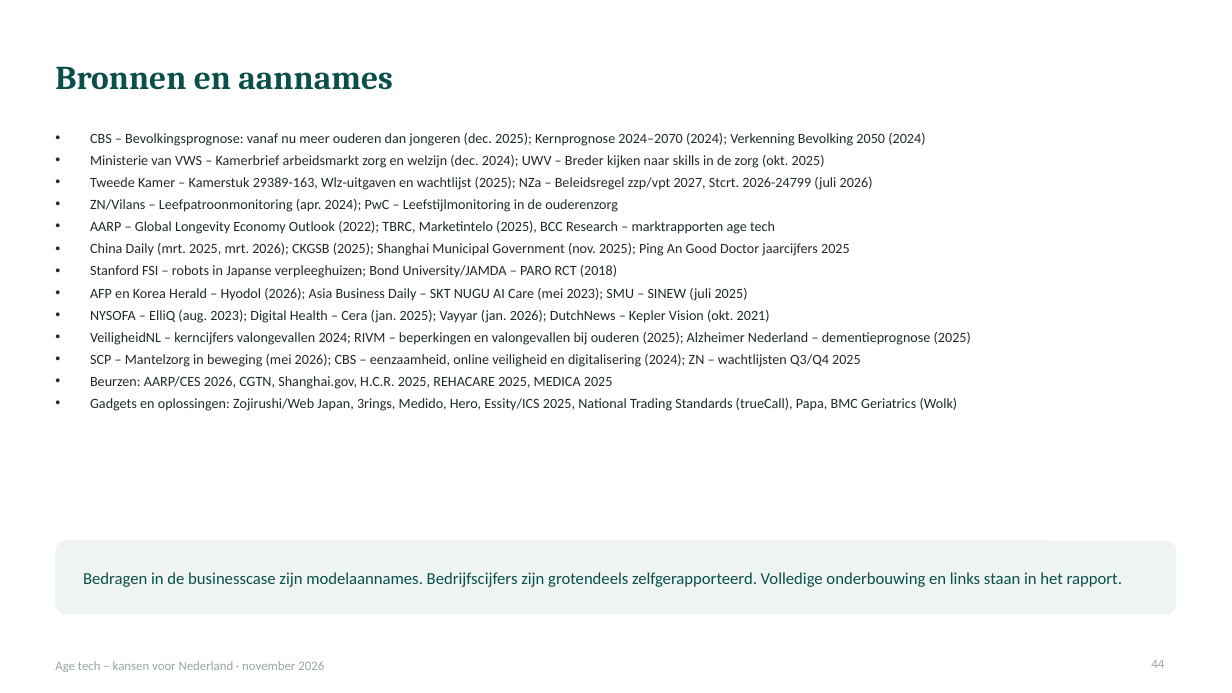
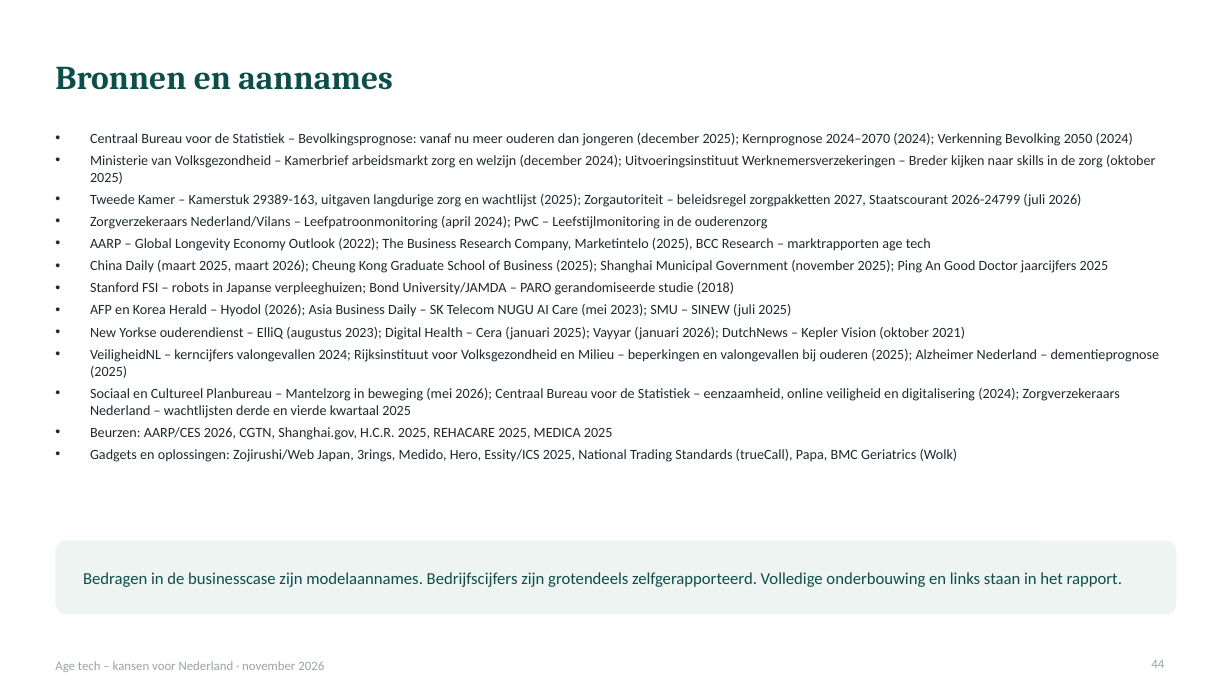
Before and after one commit to robruijn/Four-Seasons-Rome-2026, a slide deck: slide 44 of AgeTech_kansen_Nederland.pptx. Drawn at 1232x693 pixels with LibreOffice and Linux fonts; fonts in the diff are those of the drawing. Boxes give left, top, right and bottom in pixels: in the first picture for what was removed or moved away, otherwise in the second. Text is boxed around its words. In the diff, an @@ line names an element or a change of style, - is before the commit and + after.

```diff
--- a/AgeTech_kansen_Nederland.pptx
+++ b/AgeTech_kansen_Nederland.pptx
@@ text at (x1=90, y1=133, x2=1160, y2=418): text changed @@
-• CBS – Bevolkingsprognose: vanaf nu meer ouderen dan jongeren (dec. 2025); Kernprognose 2024–2070 (2024); Verkenning Bevolking 2050 (2024)
-• Ministerie van VWS – Kamerbrief arbeidsmarkt zorg en welzijn (dec. 2024); UWV – Breder kijken naar skills in de zorg (okt. 2025)
-• Tweede Kamer – Kamerstuk 29389-163, Wlz-uitgaven en wachtlijst (2025); NZa – Beleidsregel zzp/vpt 2027, Stcrt. 2026-24799 (juli 2026)
-• ZN/Vilans – Leefpatroonmonitoring (apr. 2024); PwC – Leefstijlmonitoring in de ouderenzorg
-• AARP – Global Longevity Economy Outlook (2022); TBRC, Marketintelo (2025), BCC Research – marktrapporten age tech
-• China Daily (mrt. 2025, mrt. 2026); CKGSB (2025); Shanghai Municipal Government (nov. 2025); Ping An Good Doctor jaarcijfers 2025
-• Stanford FSI – robots in Japanse verpleeghuizen; Bond University/JAMDA – PARO RCT (2018)
-• AFP en Korea Herald – Hyodol (2026); Asia Business Daily – SKT NUGU AI Care (mei 2023); SMU – SINEW (juli 2025)
-• NYSOFA – ElliQ (aug. 2023); Digital Health – Cera (jan. 2025); Vayyar (jan. 2026); DutchNews – Kepler Vision (okt. 2021)
-• VeiligheidNL – kerncijfers valongevallen 2024; RIVM – beperkingen en valongevallen bij ouderen (2025); Alzheimer Nederland – dementieprognose (2025)
-• SCP – Mantelzorg in beweging (mei 2026); CBS – eenzaamheid, online veiligheid en digitalisering (2024); ZN – wachtlijsten Q3/Q4 2025
+• Centraal Bureau voor de Statistiek – Bevolkingsprognose: vanaf nu meer ouderen dan jongeren (december 2025); Kernprognose 2024–2070 (2024); Verkenning Bevolking 2050 (2024)
+• Ministerie van Volksgezondheid – Kamerbrief arbeidsmarkt zorg en welzijn (december 2024); Uitvoeringsinstituut Werknemersverzekeringen – Breder kijken naar skills in de zorg (oktober 2025)
+• Tweede Kamer – Kamerstuk 29389-163, uitgaven langdurige zorg en wachtlijst (2025); Zorgautoriteit – beleidsregel zorgpakketten 2027, Staatscourant 2026-24799 (juli 2026)
+• Zorgverzekeraars Nederland/Vilans – Leefpatroonmonitoring (april 2024); PwC – Leefstijlmonitoring in de ouderenzorg
+• AARP – Global Longevity Economy Outlook (2022); The Business Research Company, Marketintelo (2025), BCC Research – marktrapporten age tech
+• China Daily (maart 2025, maart 2026); Cheung Kong Graduate School of Business (2025); Shanghai Municipal Government (november 2025); Ping An Good Doctor jaarcijfers 2025
+• Stanford FSI – robots in Japanse verpleeghuizen; Bond University/JAMDA – PARO gerandomiseerde studie (2018)
+• AFP en Korea Herald – Hyodol (2026); Asia Business Daily – SK Telecom NUGU AI Care (mei 2023); SMU – SINEW (juli 2025)
+• New Yorkse ouderendienst – ElliQ (augustus 2023); Digital Health – Cera (januari 2025); Vayyar (januari 2026); DutchNews – Kepler Vision (oktober 2021)
+• VeiligheidNL – kerncijfers valongevallen 2024; Rijksinstituut voor Volksgezondheid en Milieu – beperkingen en valongevallen bij ouderen (2025); Alzheimer Nederland – dementieprognose (2025)
+• Sociaal en Cultureel Planbureau – Mantelzorg in beweging (mei 2026); Centraal Bureau voor de Statistiek – eenzaamheid, online veiligheid en digitalisering (2024); Zorgverzekeraars Nederland – wachtlijsten derde en vierde kwartaal 2025
```
Also in this commit, not shown: 42 other slides changed.
